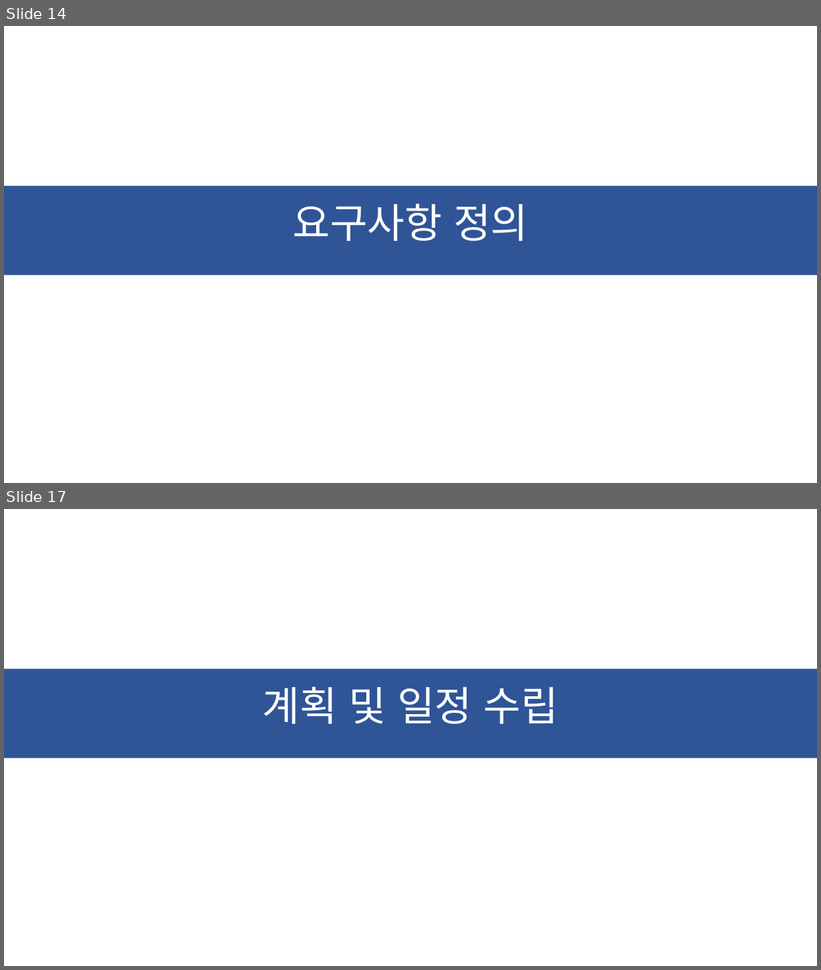
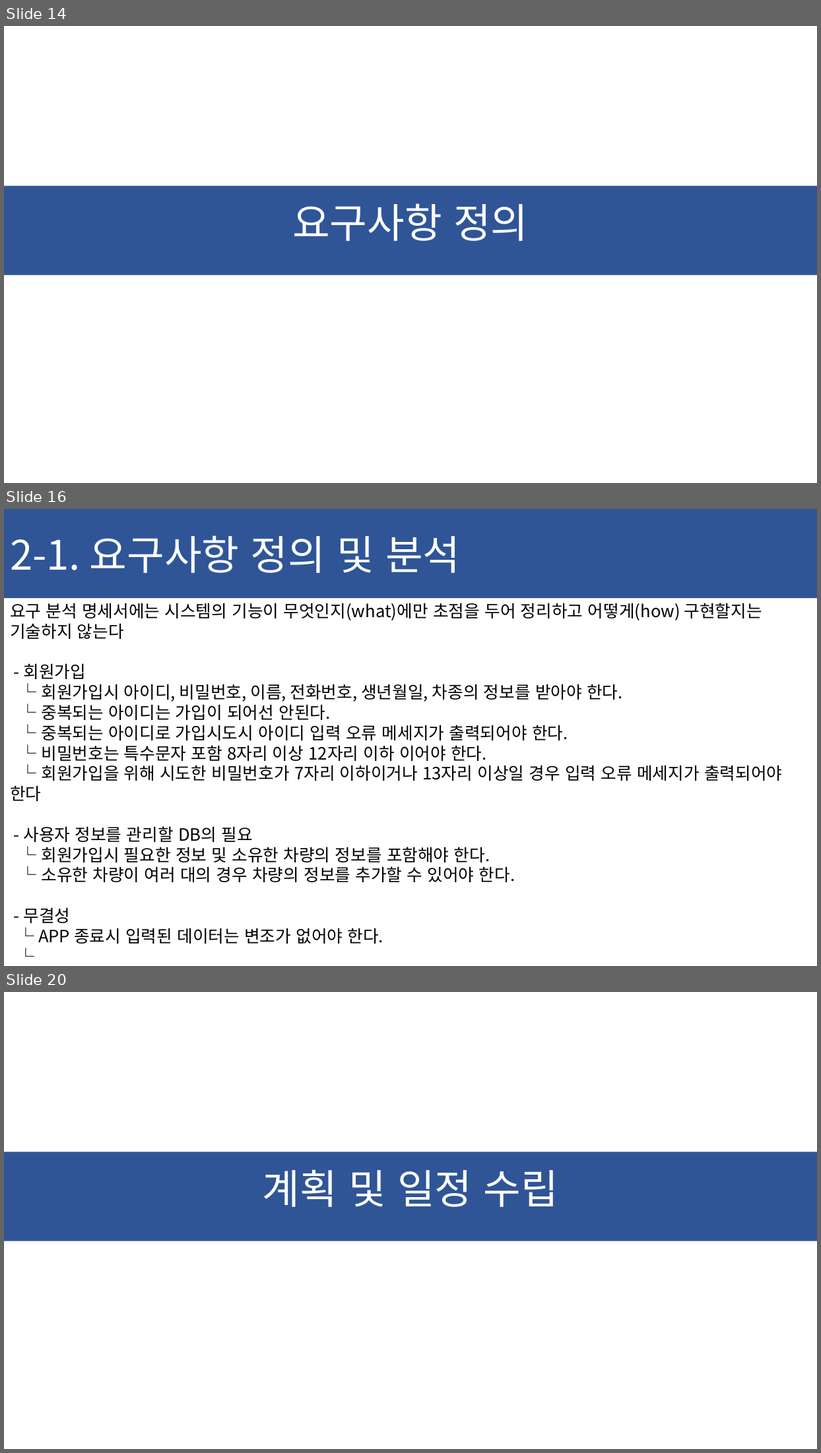
Before and after one commit to ChaeSung-Lee/DJ_InternShip, a slide deck: 2021_Summer/jp.hong/Project_BnC_jph.pptx. Shown one above the other, each under a label of ours: slides 14 and 17 before the commit, slides 14, 16 and 20 after it; the slides between them are not shown. The pictures are 821x970 and 821x1453 pixels, drawn with LibreOffice and Linux fonts; fonts in the diff are those of the drawing. Boxes give left, top, right and bottom in pixels: in the first picture for what was removed or moved away, otherwise in the second. Text is boxed around its words. In the diff, an @@ line names an element or a change of style, - is before the commit and + after.

```diff
--- a/2021_Summer/jp.hong/Project_BnC_jph.pptx
+++ b/2021_Summer/jp.hong/Project_BnC_jph.pptx
@@ slide 16 added at [4,509,817,966], background #FFFFFF @@
@@ rectangle added at [4,509,817,598], fill #2F5597, 48 pt, text #FFFFFF @@
+2-1. 요구사항 정의 및 분석
@@ text added at [10,603,782,944], 20 pt, text #000000 @@
+요구 분석 명세서에는 시스템의 기능이 무엇인지(what)에만 초점을 두어 정리하고 어떻게(how) 구현할지는 기술하지 않는다
+- 회원가입
+└ 회원가입시 아이디, 비밀번호, 이름, 전화번호, 생년월일, 차종의 정보를 받아야 한다.
+└ 중복되는 아이디는 가입이 되어선 안된다.
+└ 중복되는 아이디로 가입시도시 아이디 입력 오류 메세지가 출력되어야 한다.
+└ 비밀번호는 특수문자 포함 8자리 이상 12자리 이하 이어야 한다.
+└ 회원가입을 위해 시도한 비밀번호가 7자리 이하이거나 13자리 이상일 경우 입력 오류 메세지가 출력되어야 한다
+- 사용자 정보를 관리할 DB의 필요
+└ 회원가입시 필요한 정보 및 소유한 차량의 정보를 포함해야 한다.
+└ 소유한 차량이 여러 대의 경우 차량의 정보를 추가할 수 있어야 한다.
+- 무결성
+└ APP 종료시 입력된 데이터는 변조가 없어야 한다.
+└
@@ what was slide 17 is now slide 20 @@
```
Also in this commit, not shown: 7 slides changed, 4 other slides added, 2 slides removed.
